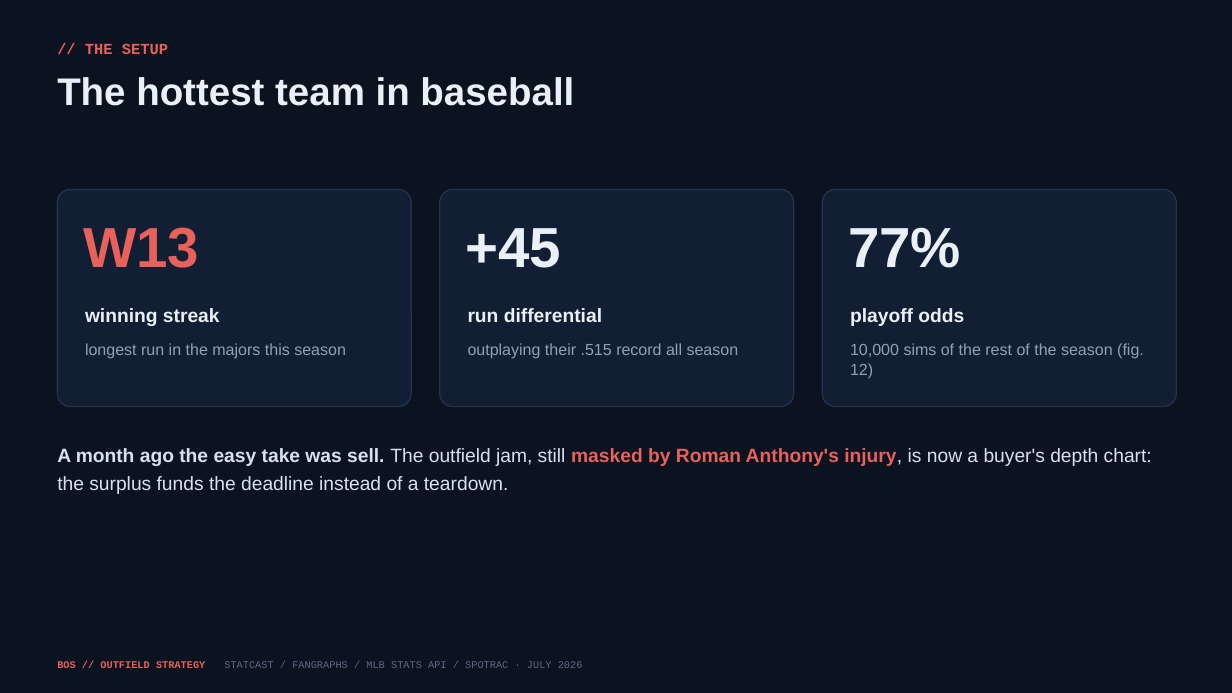
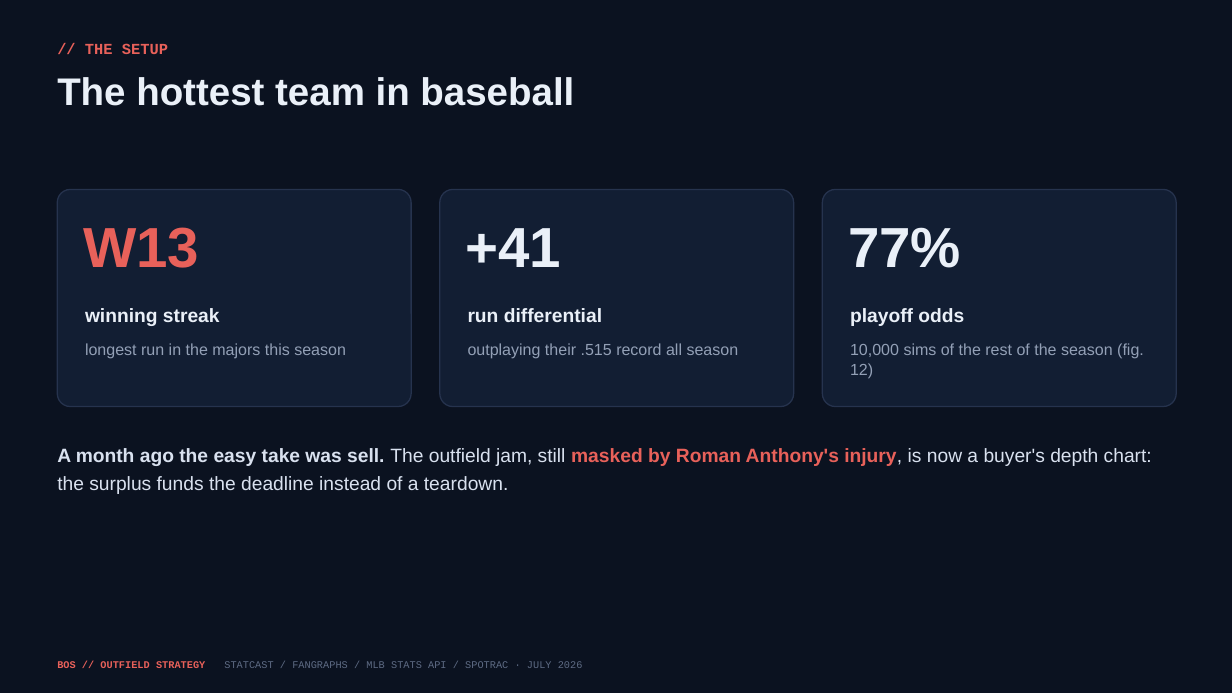
Before and after one commit to justinloo12/jarren-duran-outlier-analysis, a slide deck: slide 2 of outputs/Red_Sox_Outfield_Strategy.pptx. Drawn at 1232x693 pixels with LibreOffice and Linux fonts; fonts in the diff are those of the drawing. Boxes give left, top, right and bottom in pixels: in the first picture for what was removed or moved away, otherwise in the second. Text is boxed around its words. In the diff, an @@ line names an element or a change of style, - is before the commit and + after.

```diff
--- a/outputs/Red_Sox_Outfield_Strategy.pptx
+++ b/outputs/Red_Sox_Outfield_Strategy.pptx
@@ text at (466,228,562,267): text changed @@
-+45
++41
```
Also in this commit, not shown: 3 other slides changed, 1 slide added, 26 other files.
